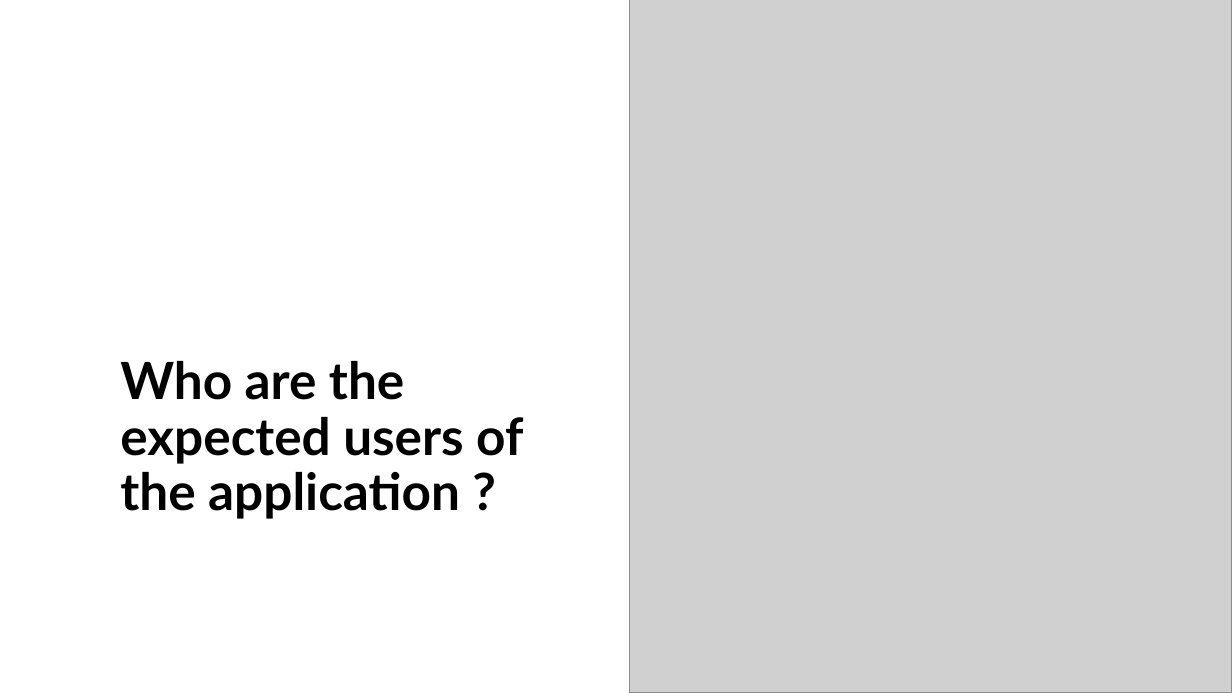
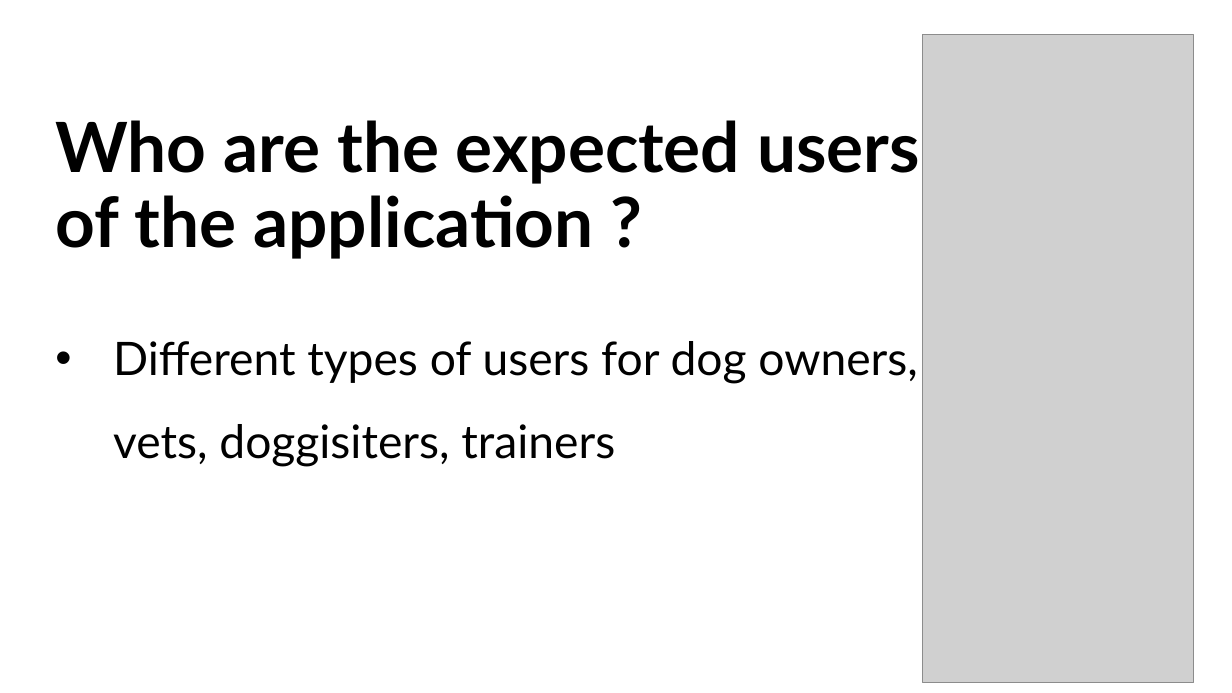
Before and after one commit to tamarben77/WoofWisdomApp, a slide deck: slide 11 of Woof_Wisdom.pptx (slide 8 before the commit). Drawn at 1232x693 pixels with LibreOffice and Linux fonts; fonts in the diff are those of the drawing; grey boxes stand for pictures. Boxes give left, top, right and bottom in pixels: in the first picture for what was removed or moved away, otherwise in the second. Text is boxed around its words. In the diff, an @@ line names an element or a change of style, - is before the commit and + after.

```diff
--- a/Woof_Wisdom.pptx
+++ b/Woof_Wisdom.pptx
@@ picture removed at (629, 0, 1232, 693) @@
@@ picture added at (923, 35, 1195, 683) @@
@@ text "Who are the expected users ...": place and size @@
-text "Who are the expected users ..." at (120, 361, 523, 519)
+text "Who are the expected users ..." at (55, 120, 920, 467)
@@ text at (55, 120, 920, 259): size 40 to 54 pt in "Who are the expected users of the ..." @@
@@ text at (113, 341, 917, 467): paragraph added @@
+  • Different types of users for dog owners, vets, doggisiters, trainers
```
Also in this commit, not shown: 4 other slides changed, 4 slides added.
